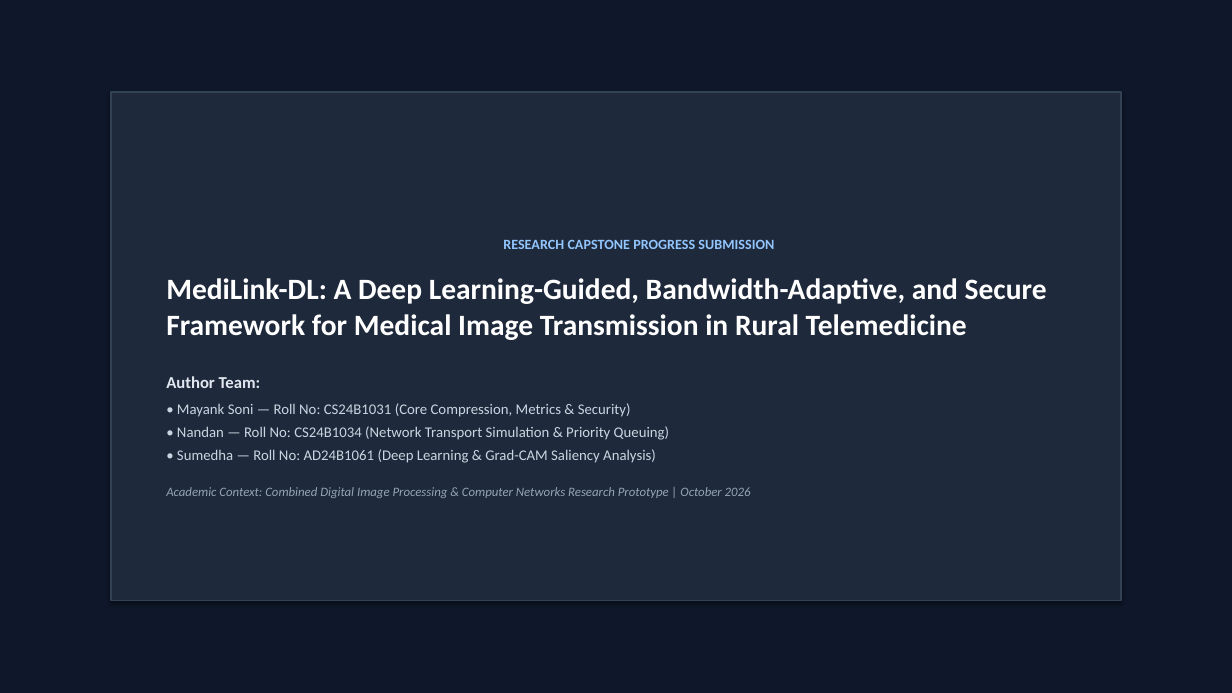
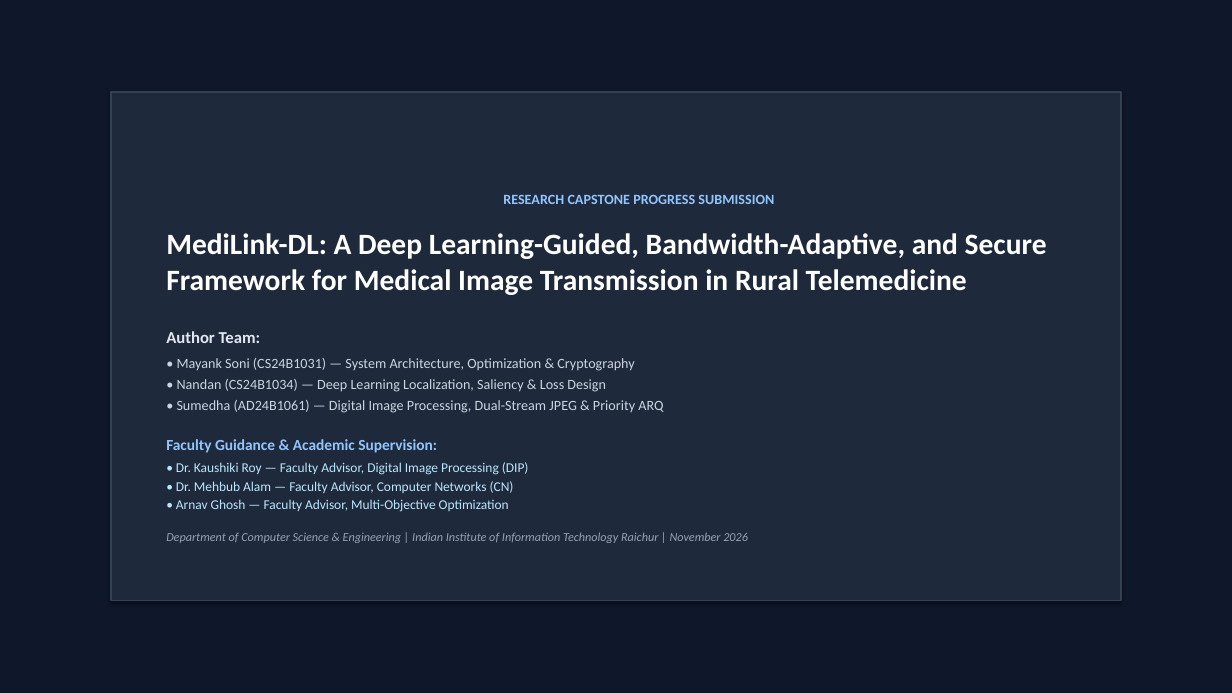
Before and after one commit to mikeydebug/MediLink-DL, a slide deck: slide 1 of paper/MediLink_DL_Progress_Presentation.pptx. Drawn at 1232x693 pixels with LibreOffice and Linux fonts; fonts in the diff are those of the drawing. Boxes give left, top, right and bottom in pixels: in the first picture for what was removed or moved away, otherwise in the second. Text is boxed around its words. In the diff, an @@ line names an element or a change of style, - is before the commit and + after.

Commit message:
docs(paper): comprehensively update manuscript, PDF, PPTX, and BibTeX with faculty supervisors and Kendall loss math

```diff
--- a/paper/MediLink_DL_Progress_Presentation.pptx
+++ b/paper/MediLink_DL_Progress_Presentation.pptx
@@ text in rectangle at (166,358,748,543): text changed; size 11.5 to 11 pt @@
-• Mayank Soni — Roll No: CS24B1031 (Core Compression, Metrics & Security)
-• Nandan — Roll No: CS24B1034 (Network Transport Simulation & Priority Queuing)
-• Sumedha — Roll No: AD24B1061 (Deep Learning & Grad-CAM Saliency Analysis)
-Academic Context: Combined Digital Image Processing & Computer Networks Research Prototype | October 2026
+• Mayank Soni (CS24B1031) — System Architecture, Optimization & Cryptography
+• Nandan (CS24B1034) — Deep Learning Localization, Saliency & Loss Design
+• Sumedha (AD24B1061) — Digital Image Processing, Dual-Stream JPEG & Priority ARQ
+Faculty Guidance & Academic Supervision:
+• Dr. Kaushiki Roy — Faculty Advisor, Digital Image Processing (DIP)
+• Dr. Mehbub Alam — Faculty Advisor, Computer Networks (CN)
+• Arnav Ghosh — Faculty Advisor, Multi-Objective Optimization
+Department of Computer Science & Engineering | Indian Institute of Information Technology Raichur | November 2026
```
Also in this commit, not shown: 1 other slide changed, 6 other files.
